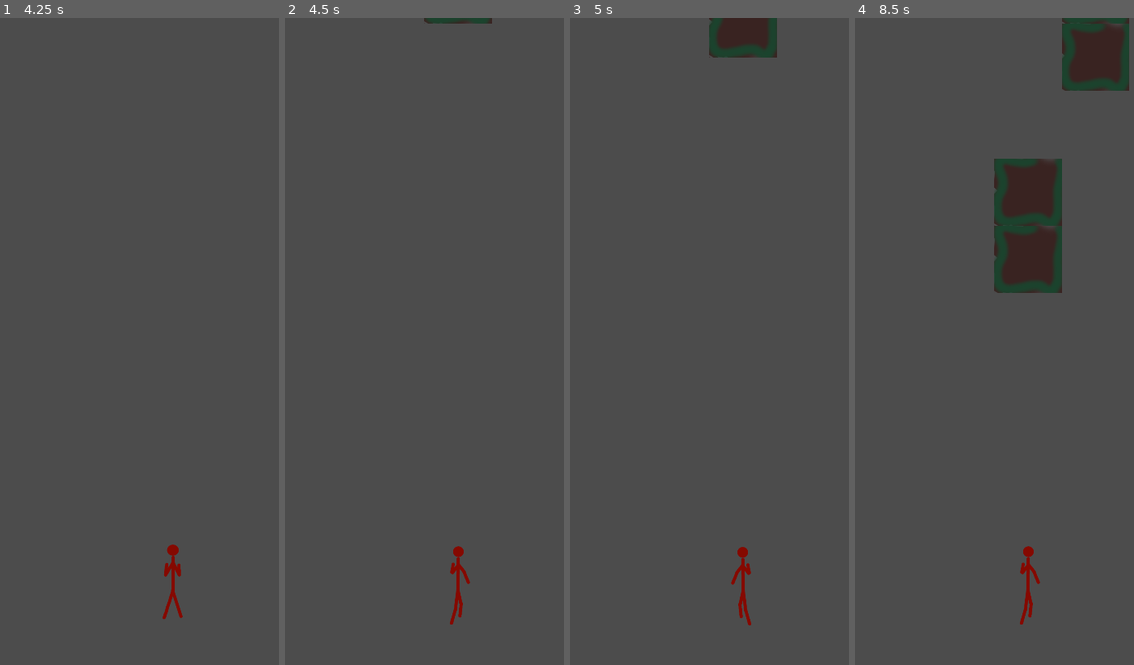
Above: before the commit, frames 1-4 (left to right).
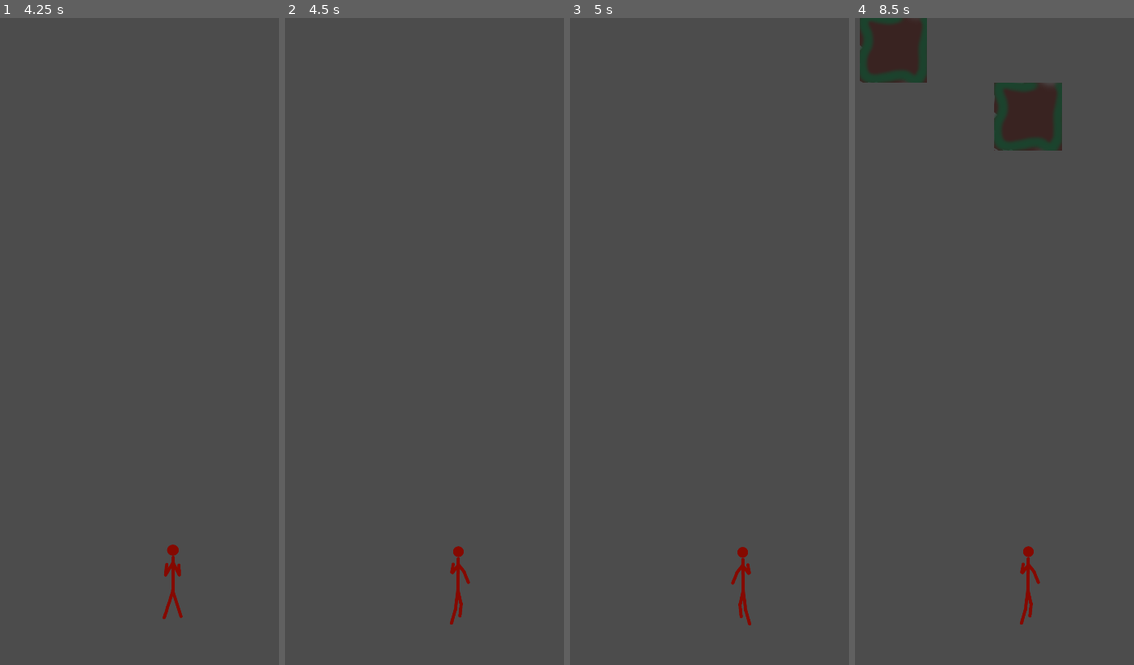
Above: after the commit, the same moments.

Repository: Foxomat/Cyber_Glider
Game: Godot game, scene res://Scenes/Ingame.tscn
Same seed, same stepped clock (60 frames per second), same inputs: the game is played once before the commit and once after it.
Inputs (mouse positions are in pixels of both pictures, inside the frame that each line leads up to):
- Up to frame 1 (4.25 s): move the mouse to (253, 309) at 0.52 s; click (253, 309) at 0.67 s; drag from (100, 373) to (172, 613) at 1.27 s; move the mouse to (209, 199) at 2.02 s; click (209, 199) at 2.17 s; drag from (156, 470) to (64, 244) at 2.77 s; move the mouse to (outside the picture) at 3.52 s; click (outside the picture) at 3.67 s
- Up to frame 2 (4.5 s): tap Enter at 4.25 s; drag from (349, 244) to (457, 613) at 4.27 s
- Up to frame 3 (5 s): no input
- Up to frame 4 (8.5 s): move the mouse to (1027, 24) at 5.02 s; click (1027, 24) at 5.17 s; drag from (972, 179) to (955, 373) at 5.77 s; drag from (894, 56) to (1027, 613) at 6.52 s; drag from (961, 37) to (1027, 613) at 7.27 s; move the mouse to (1094, 24) at 8.02 s; click (1094, 24) at 8.17 s

Frame 1 is identical in both runs. In frame 2, 0.2% of the frame differs, in the area x 49-75%, y 0-1%; in frame 3, 1.5%; in frame 4, 13%, in the area x 1-99%, y 0-43%.

Commit message:
collision, snapping and snap indicator done

Diff:
--- a/Gyber_Glider_Godot_Project/Scenes/Ingame.gd
+++ b/Gyber_Glider_Godot_Project/Scenes/Ingame.gd
@@ -2,7 +2,7 @@
 
 export (PackedScene) var Platform
 
-var fallspeed = 200
+var fallspeed = 150
 var falloffset = 0
 
 #offsets for the grid; y_offset is variable (platforms fall), thats why we need
@@ -14,11 +14,18 @@
 func _ready():
 	randomize()
 
+
 func _process(delta):
 	falloffset += fallspeed*delta
 	if falloffset > 200:
 		falloffset -= 200
 		spawn_platforms()
+
+
+func platform_dragged(node):
+	$SnapIndicator.position = node.nearest_snap(node.position)
+
+
 
 func spawn_platforms():
 	var spawn = "SpawnPos" + String(randi()%5)
@@ -26,5 +33,6 @@
 	platform.position = $SpawnPositions.get_node(spawn).position
 	$Platforms.add_child(platform)
 
+
 func get_y_offset():
 	return y_offset + falloffset
--- a/Gyber_Glider_Godot_Project/Scenes/Ingame.tscn
+++ b/Gyber_Glider_Godot_Project/Scenes/Ingame.tscn
@@ -1,6 +1,7 @@
-[gd_scene load_steps=4 format=2]
+[gd_scene load_steps=5 format=2]
 
 [ext_resource path="res://Scenes/Runner/Runner.tscn" type="PackedScene" id=1]
+[ext_resource path="res://Scenes/Snap_Indicator.png" type="Texture" id=2]
 [ext_resource path="res://Scenes/Platform/Platform.tscn" type="PackedScene" id=3]
 [ext_resource path="res://Scenes/Ingame.gd" type="Script" id=4]
 
@@ -18,6 +19,10 @@
 "_edit_use_anchors_": false
 }
 Platform = ExtResource( 3 )
+
+[node name="SnapIndicator" type="Sprite" parent="."]
+visible = false
+texture = ExtResource( 2 )
 
 [node name="Platforms" type="Control" parent="."]
 __meta__ = {
--- a/Gyber_Glider_Godot_Project/Scenes/Platform/Platform.gd
+++ b/Gyber_Glider_Godot_Project/Scenes/Platform/Platform.gd
@@ -5,10 +5,9 @@
 onready var screensize = get_viewport().get_size_override()
 onready var xover = (screensize.x - 1080)/2
 onready var yover = screensize.y - 1920
-var raw_mousepos
-var mousepos
 
 var tween_duration = 0.02
+var platform_move_multi = 20
 
 #offsets for the grid; y_offset is variable (platforms fall), thats why we need
 #to remember the initial y offset
@@ -18,6 +17,8 @@
 #if true, this platform is being dragged around at the moment
 onready var dragging: bool = false
 
+#for snap indicator
+signal being_dragged
 #-------------------------------------------------------------------------------
 
 func _process(delta):
@@ -32,19 +33,12 @@
 		#yover = screensize.y - 1920
 
 		#correct mouse position
-		raw_mousepos = get_global_mouse_position()
-		mousepos = Vector2(raw_mousepos.x - xover, raw_mousepos.y - yover)
+		var raw_mousepos = get_global_mouse_position()
+		var mousepos = Vector2(raw_mousepos.x - xover, raw_mousepos.y - yover)
 		var snap = nearest_snap(mousepos)
-
-		#print(get_overlapping_areas().size())
-		#position = Vector2(mousepos.x, mousepos.y)
-		move_and_slide(20*(mousepos - position))
-
-
-#func move():
-#	var overlapping = get_overlapping_areas()
-#	for area in overlapping:
-
+		emit_signal("being_dragged", self)
+				#move the platform
+		move_and_slide(platform_move_multi*(mousepos - position))
 
 
 #transforming coordinates to the nearest position to snap to (snap to grid)
@@ -60,8 +54,9 @@
 func _platform_input_event(viewport, event, shape_idx):
 	if event is InputEventScreenTouch:
 		if event.is_pressed():
+			connect("being_dragged", get_node("/root/Ingame"), "platform_dragged")
+			get_node("/root/Ingame/SnapIndicator").visible = true
 			dragging = true
-
 
 
 #exit dragging mode if finger is released and snap to the grid
@@ -69,6 +64,9 @@
 	if event is InputEventScreenTouch:
 		if not event.is_pressed():
 			dragging = false
+			if is_connected("being_dragged", get_node("/root/Ingame"), "platform_dragged"):
+				disconnect("being_dragged", get_node("/root/Ingame"), "platform_dragged")
+			get_node("/root/Ingame/SnapIndicator").visible = false
 			$tween.interpolate_property(self, "position", position,
 					nearest_snap(position), tween_duration, Tween.TRANS_LINEAR)
 			$tween.start()
--- a/Gyber_Glider_Godot_Project/Scenes/Platform/Platform.tscn
+++ b/Gyber_Glider_Godot_Project/Scenes/Platform/Platform.tscn
@@ -8,7 +8,7 @@
 input_pickable = true
 script = ExtResource( 2 )
 
-[node name="Appearance" type="Sprite" parent="."]
+[node name="Sprite" type="Sprite" parent="."]
 texture = ExtResource( 1 )
 hframes = 5
 
Binary file added: Gyber_Glider_Godot_Project/Scenes/Snap_Indicator.png
Not shown, added: Gyber_Glider_Godot_Project/Scenes/Snap_Indicator.png.import
